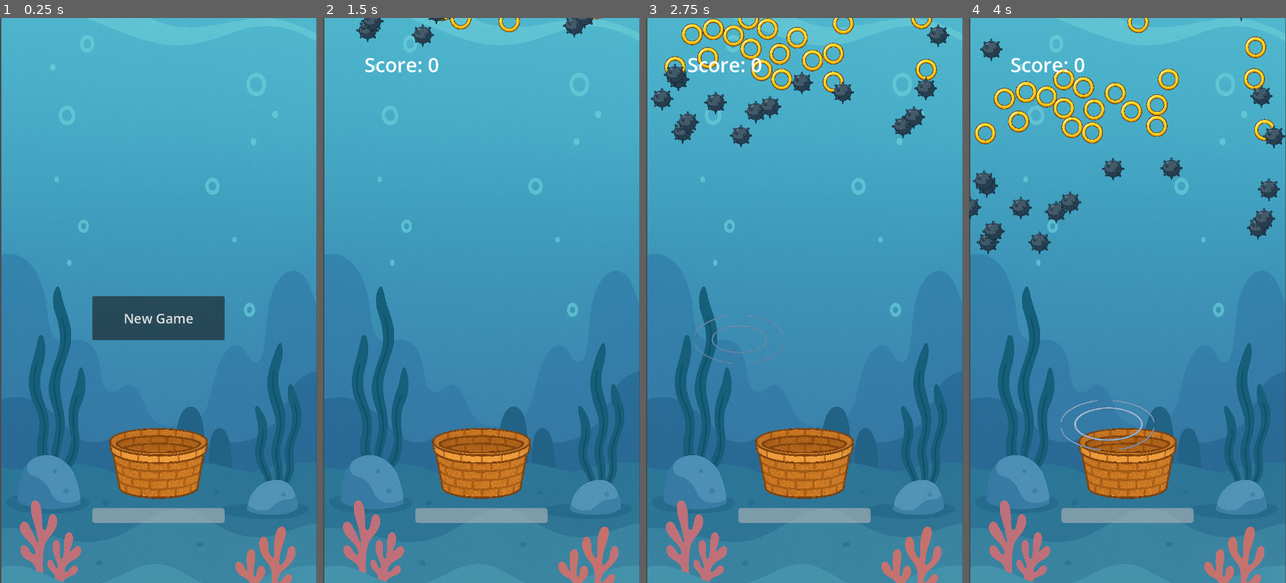
Above: before the commit, frames 1-4 (left to right).
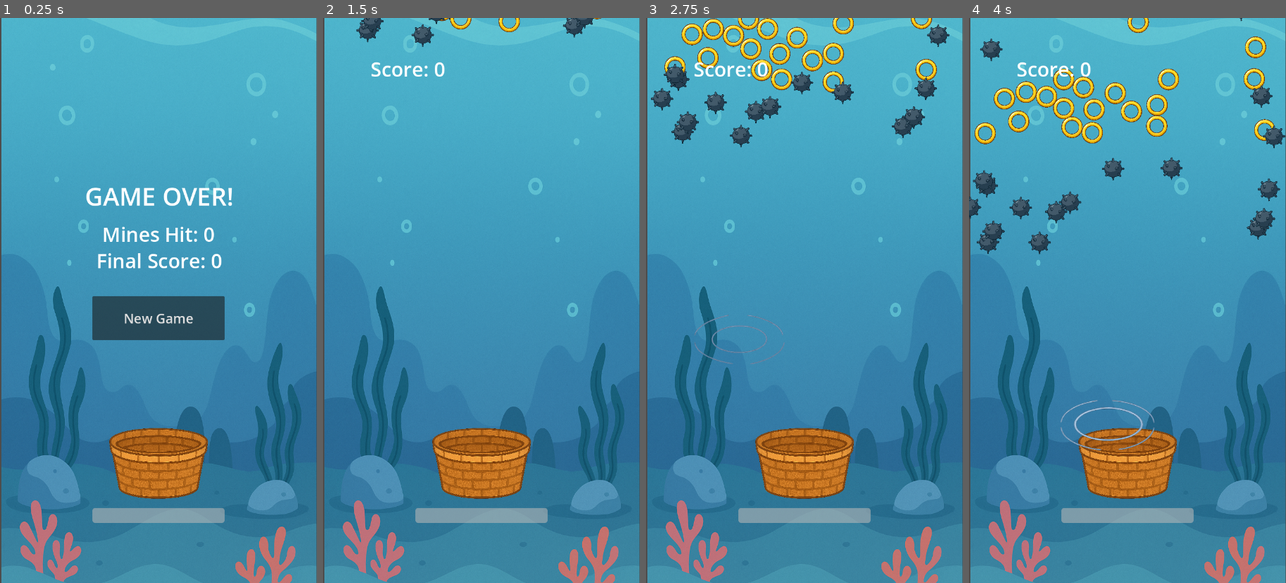
Above: after the commit, the same moments.

Repository: ericso/aqua-launch
Game: Godot game, scene res://main/main.tscn
Same seed, same stepped clock (60 frames per second), same inputs: the game is played once before the commit and once after it.
Inputs (mouse positions are in pixels of both pictures, inside the frame that each line leads up to):
- Up to frame 1 (0.25 s): no input
- Up to frame 2 (1.5 s): click "New Game" at 0.5 s; tap Enter at 1.25 s; move the mouse to (551, 272) at 1.27 s; click (551, 272) at 1.42 s
- Up to frame 3 (2.75 s): move the mouse to (741, 328) at 2.02 s; click (741, 328) at 2.17 s
- Up to frame 4 (4 s): move the mouse to (1159, 176) at 2.77 s; click (1159, 176) at 2.92 s; move the mouse to (1111, 413) at 3.52 s; click (1111, 413) at 3.67 s

The runs differ from the first frame. In frame 1, 1.5% of the frame differs, in the area x 27-74%, y 30-45%; in frame 2, 0.4%; in frame 3, 0.4%; in frame 4, 0.4%.

Commit message:
game over screen with final score and mines hit count

Diff:
--- a/main/ScoreManager.gd
+++ b/main/ScoreManager.gd
@@ -1,15 +1,27 @@
 extends Node
 
+
+### SCORE
 var score: int = 0
 
 func add_score(amount: int = 1) -> void:
 	score += amount
-
-func decrement_score(amount: int = 1) -> void:
-	score -= amount
 
 func reset_score() -> void:
 	score = 0
 
 func get_score() -> int:
 	return score
+
+
+### MINES HIT
+var mines_hit: int = 0
+
+func record_mine_hit(amount: int = 1) -> void:
+	mines_hit += amount
+
+func reset_mines_hit() -> void:
+	mines_hit = 0
+
+func get_mines_hit() -> int:
+	return mines_hit
--- a/main/main.gd
+++ b/main/main.gd
@@ -154,36 +154,37 @@
 	# play the sound effect
 	$ExplosionFx.play()
 
-	if game_active:
-		# score go down
-		ScoreManager.decrement_score(rings_deducted)
-
-		# damage basket
-		if basket:
-			basket.apply_damage(mine_damage)
+	# damage basket
+	if game_active and basket:
+		basket.apply_damage(mine_damage)
+		ScoreManager.record_mine_hit(1)
 
 	$UI/Score.text = "Score: %d" % ScoreManager.get_score()
 
 func _on_new_game_pressed():
 	reset_game()
 	game_active = true
-	ScoreManager.reset_score()
-	$RingSpawner.ring_spawn_timer = 0
-	$MineSpawner.mine_spawn_timer = 0
-	$UI/NewGameButton.visible = false
-	$UI/Score.visible = true
 	$BackgroundMusic.volume_db = +5  # raise background music volume by 5dB
 	$GameStartFx.play() # play game start fx
 
 func _on_game_over():
-	end_game()
-	$BackgroundMusic.volume_db = -10  # raise background music volume by 10dB
-	$GameOverFx.play() # play game over fx
-
-func end_game():
+	# set the game active flag
 	game_active = false
+
+	# set music volume and play game over sound fx
+	$BackgroundMusic.volume_db = -10
+	$GameOverFx.play()
+
+	# update UI
+	$UI/MinesHit.text = "Mines Hit: %d" % ScoreManager.get_mines_hit()
+	$UI/FinalScore.text = "Final Score: %d" % ScoreManager.get_score()
+
+	# set UI element visibility
 	$UI/NewGameButton.visible = true
 	$UI/Score.visible = false
+	$UI/GameOver.visible = true
+	$UI/MinesHit.visible = true
+	$UI/FinalScore.visible = true
 
 func is_game_active() -> bool:
 	return game_active
@@ -197,9 +198,22 @@
 	for ring in get_tree().get_nodes_in_group("mines"):
 		ring.queue_free()
 
-	# reset score
+	# reset basket health
+	basket.reset_health()
+
+	# reset score and mines hit
 	ScoreManager.reset_score()
 	$UI/Score.text = "Score: 0"
-
-	# reset basket health
-	basket.reset_health()
+	$UI/FinalScore.text = "Final Score: 0"
+	$UI/Score.visible = true
+	$UI/FinalScore.visible = false
+
+	ScoreManager.reset_mines_hit()
+	$UI/MinesHit.text = "Mines Hit: 0"
+	$UI/MinesHit.visible = false
+
+	$UI/GameOver.visible = false
+	$UI/NewGameButton.visible = false
+
+	$RingSpawner.ring_spawn_timer = 0
+	$MineSpawner.mine_spawn_timer = 0
--- a/main/main.tscn
+++ b/main/main.tscn
@@ -18,6 +18,15 @@
 size = Vector2(8, 2000)
 
 [sub_resource type="LabelSettings" id="LabelSettings_0xm2m"]
+font_size = 45
+
+[sub_resource type="LabelSettings" id="LabelSettings_0i4oc"]
+font_size = 56
+
+[sub_resource type="LabelSettings" id="LabelSettings_bsumw"]
+font_size = 45
+
+[sub_resource type="LabelSettings" id="LabelSettings_fwcvl"]
 font_size = 45
 
 [node name="Main" type="Node2D"]
@@ -47,8 +56,8 @@
 [node name="Score" type="Label" parent="UI"]
 offset_left = 69.0
 offset_top = 59.0
-offset_right = 289.0
-offset_bottom = 152.0
+offset_right = 316.0
+offset_bottom = 173.0
 text = "Score: 0"
 label_settings = SubResource("LabelSettings_0xm2m")
 horizontal_alignment = 1
@@ -61,6 +70,34 @@
 offset_bottom = 730.0
 theme_override_font_sizes/font_size = 30
 text = "New Game"
+
+[node name="GameOver" type="Label" parent="UI"]
+offset_left = 79.0
+offset_top = 348.0
+offset_right = 645.0
+offset_bottom = 460.0
+text = "GAME OVER!"
+label_settings = SubResource("LabelSettings_0i4oc")
+horizontal_alignment = 1
+vertical_alignment = 1
+
+[node name="MinesHit" type="Label" parent="UI"]
+offset_left = 232.0
+offset_top = 458.0
+offset_right = 487.0
+offset_bottom = 521.0
+text = "Mines Hit: 0"
+label_settings = SubResource("LabelSettings_bsumw")
+horizontal_alignment = 1
+vertical_alignment = 1
+
+[node name="FinalScore" type="Label" parent="UI"]
+offset_left = 219.0
+offset_top = 518.0
+offset_right = 504.0
+offset_bottom = 581.0
+text = "Final Score: 0"
+label_settings = SubResource("LabelSettings_fwcvl")
 
 [node name="Camera2D" type="Camera2D" parent="."]
 offset = Vector2(360, 640)
Not shown: 1 places in main/main.tscn that only renumber resources
